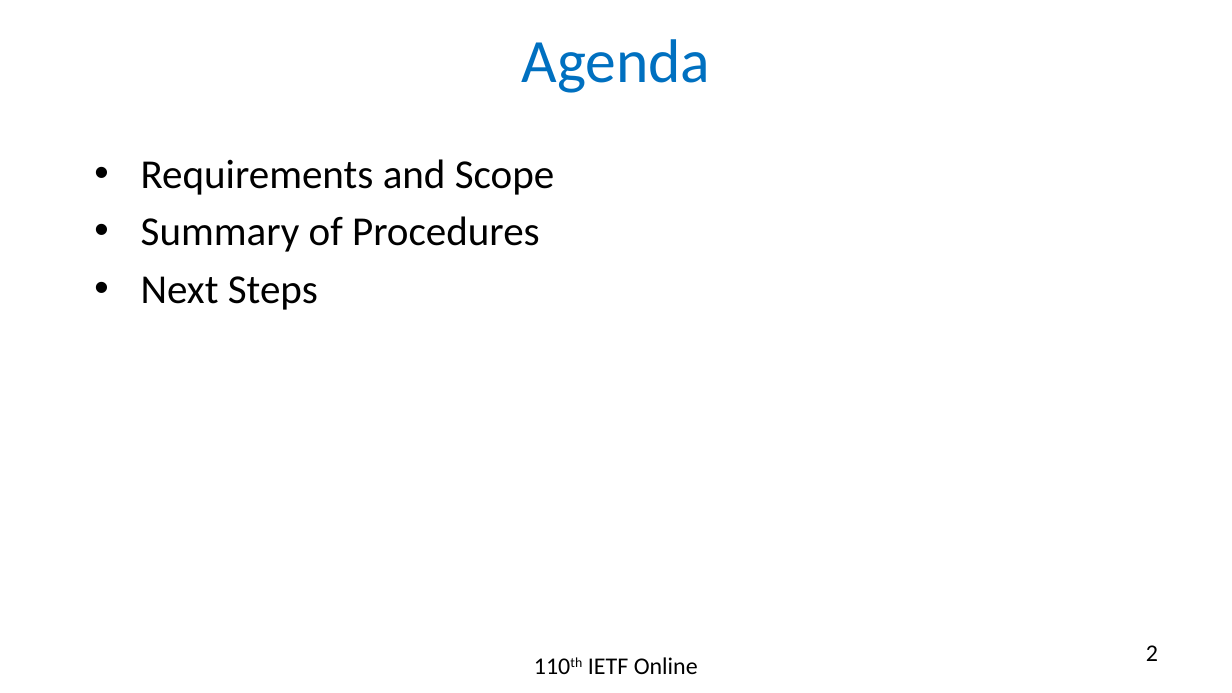
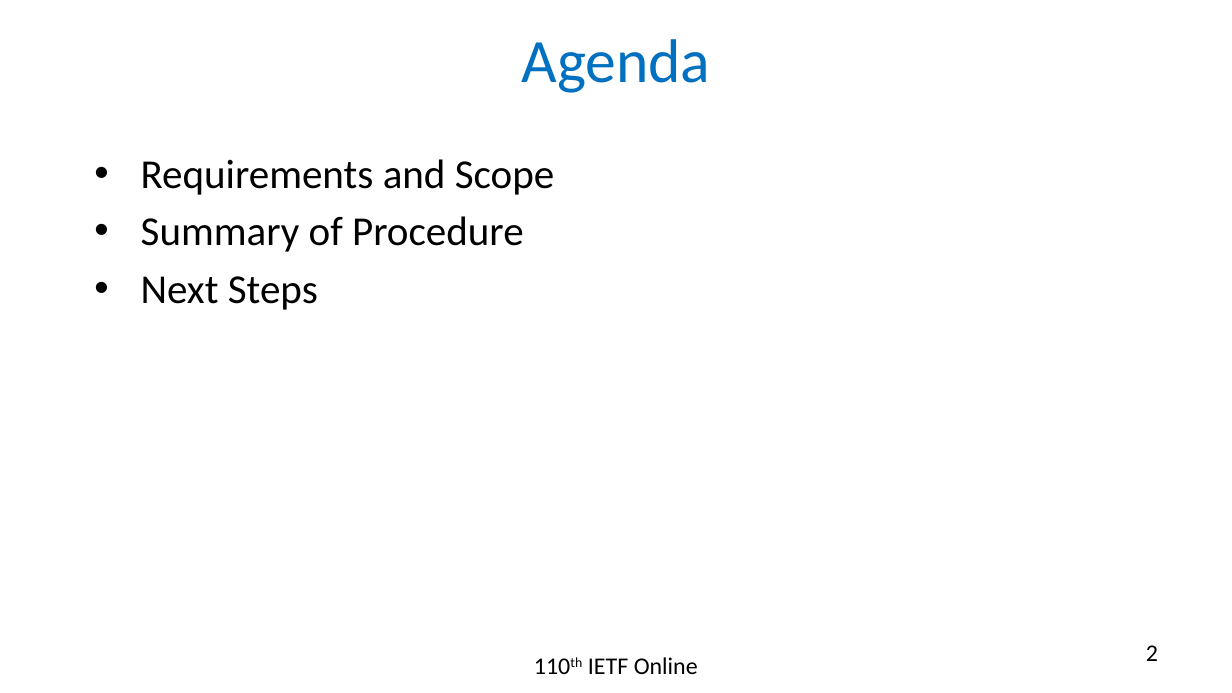
Before and after one commit to rakgandhi/ietf-slides, a slide deck: slide 2 of draft-gandhi-spring-stamp-srpm-04.pptx. Drawn at 1232x693 pixels with LibreOffice and Linux fonts; fonts in the diff are those of the drawing. Boxes give left, top, right and bottom in pixels: in the first picture for what was removed or moved away, otherwise in the second. Text is boxed around its words. In the diff, an @@ line names an element or a change of style, - is before the commit and + after.

```diff
--- a/draft-gandhi-spring-stamp-srpm-04.pptx
+++ b/draft-gandhi-spring-stamp-srpm-04.pptx
@@ text at [141, 216, 524, 252]: text changed @@
-• Summary of Procedures
+• Summary of Procedure
```
Also in this commit, not shown: 2 other slides changed, 3 other files.
